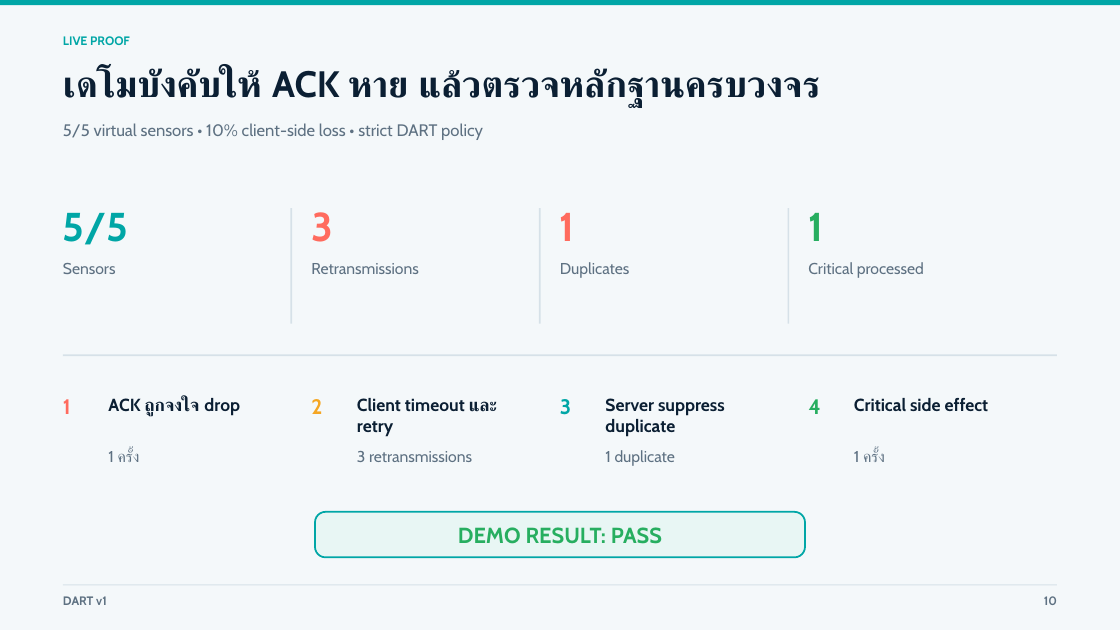
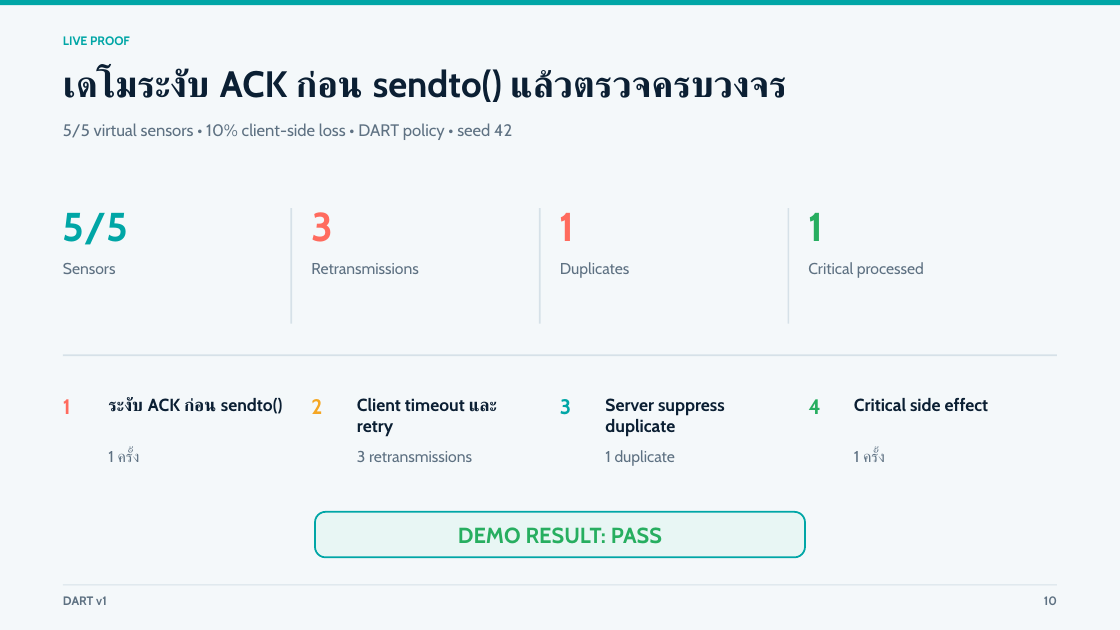
Before and after one commit to WaiRuneMEKA/Deadline-Aware-Reliable-Telemetry-Over-UDP, a slide deck: slide 10 of submission/DART_Presentation.pptx. Drawn at 1120x630 pixels with LibreOffice and Linux fonts; fonts in the diff are those of the drawing. Boxes give left, top, right and bottom in pixels: in the first picture for what was removed or moved away, otherwise in the second. Text is boxed around its words. In the diff, an @@ line names an element or a change of style, - is before the commit and + after.

```diff
--- a/submission/DART_Presentation.pptx
+++ b/submission/DART_Presentation.pptx
@@ text at <box>63,69,787,102</box>: text changed @@
-เดโมบังคับให้ ACK หาย แล้วตรวจหลักฐานครบวงจร
+เดโมระงับ ACK ก่อน sendto() แล้วตรวจครบวงจร
@@ text at <box>63,123,512,140</box>: text changed @@
-5/5 virtual sensors • 10% client-side loss • strict DART policy
+5/5 virtual sensors • 10% client-side loss • DART policy • seed 42
@@ text at <box>108,397,283,414</box>: text changed @@
-ACK ถูกจงใจ drop
+ระงับ ACK ก่อน sendto()
```
Also in this commit, not shown: 8 other slides changed, 1 other file.
